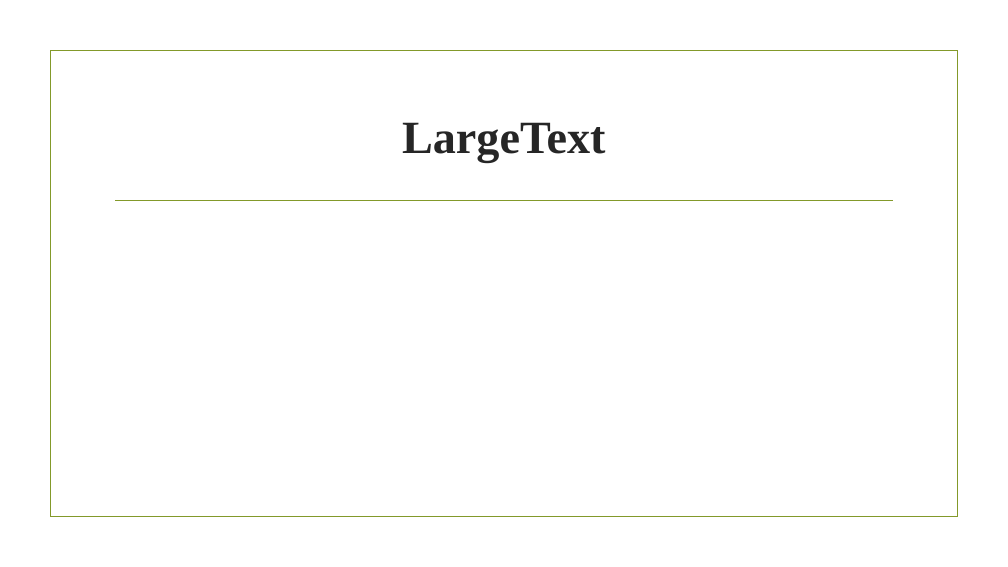
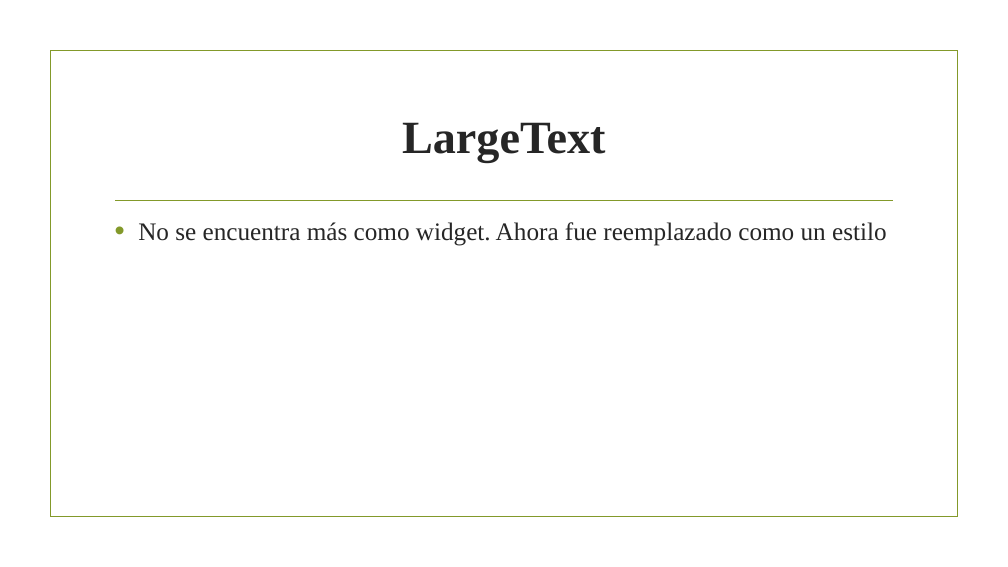
Before and after one commit to welopez/ppc_tp4_isea_lopez, a slide deck: slide 7 of PPT_Actividad 3.pptx. Drawn at 1008x567 pixels with LibreOffice and Linux fonts; fonts in the diff are those of the drawing; background and template pictures are left out. Boxes give left, top, right and bottom in pixels: in the first picture for what was removed or moved away, otherwise in the second. Text is boxed around its words. In the diff, an @@ line names an element or a change of style, - is before the commit and + after.

```diff
--- a/PPT_Actividad 3.pptx
+++ b/PPT_Actividad 3.pptx
@@ text added at <box>138,222,887,246</box>, 24 pt, text #262626 @@
+• No se encuentra más como widget. Ahora fue reemplazado como un estilo
```
Also in this commit, not shown: 4 other slides changed.
